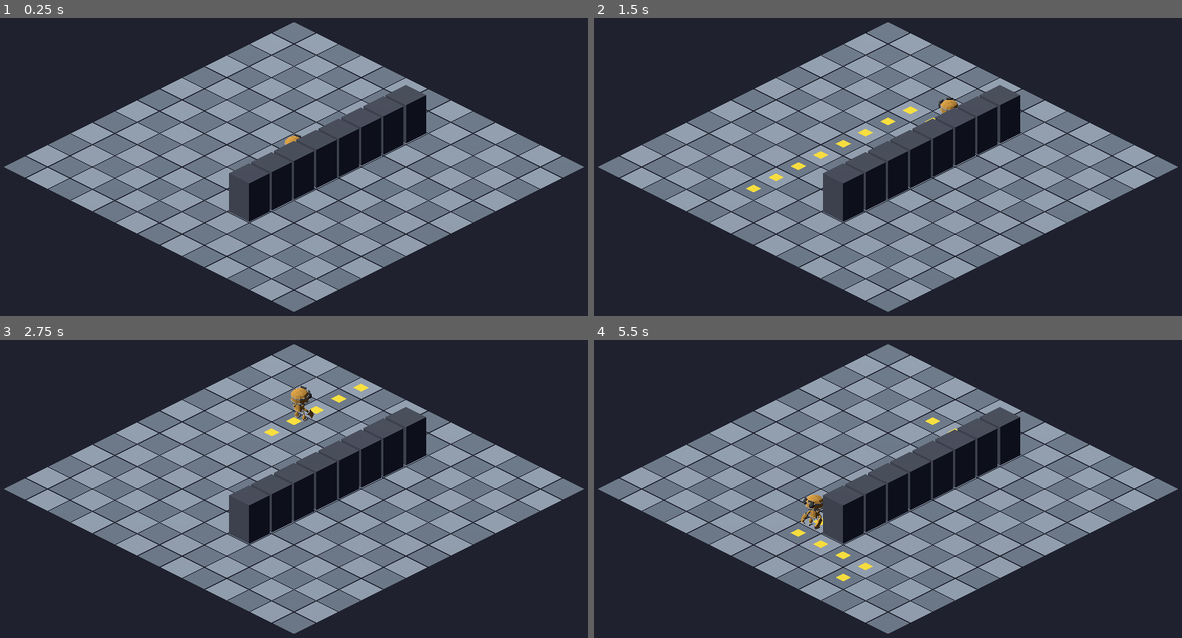
Above: before the commit, frames 1-4 (two rows, left to right).
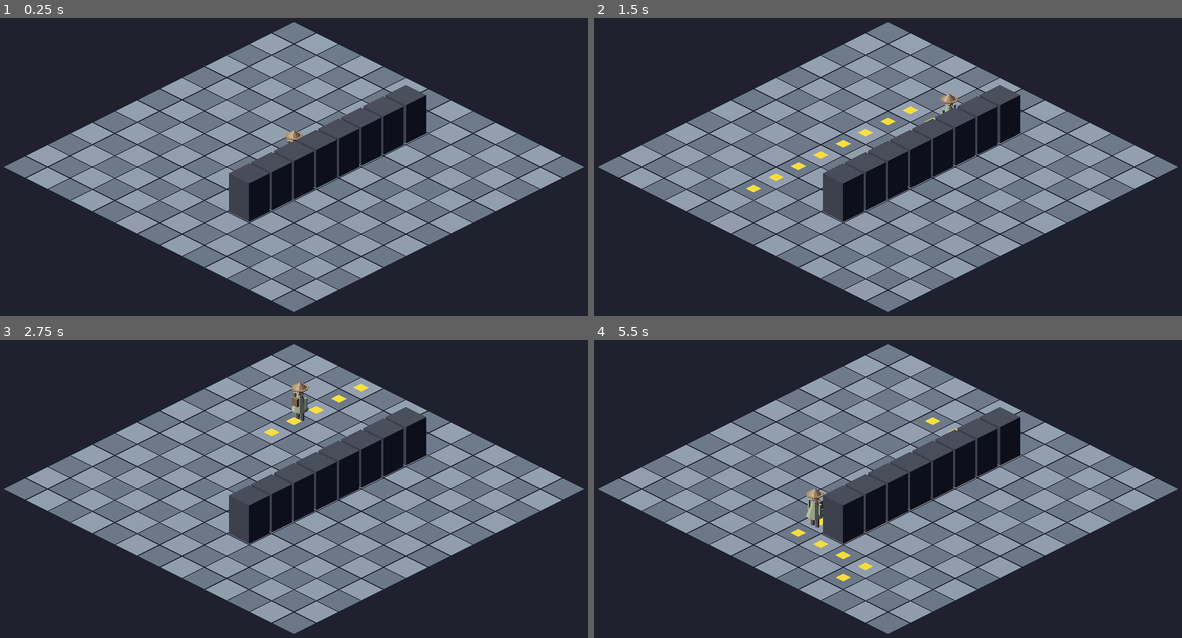
Above: after the commit, the same moments.

Repository: fazle1337-del/Tony-Umbrel
Game: Godot game, scene res://main.tscn
Two runs of this game, one before a commit and one after it. Both use one fixed random seed, a clock stepped at 60 frames per second and the inputs below.
Inputs (mouse positions are in pixels of both pictures, inside the frame that each line leads up to):
- Up to frame 1 (0.25 s): no input
- Up to frame 2 (1.5 s): tap Enter at 0.5 s; move the mouse to (1017, 146) at 0.52 s; click (1017, 146) at 0.67 s; move the mouse to (770, 187) at 1.27 s; click (770, 187) at 1.42 s
- Up to frame 3 (2.75 s): move the mouse to (352, 390) at 2.02 s; click (352, 390) at 2.17 s
- Up to frame 4 (5.5 s): move the mouse to (858, 578) at 2.77 s; click (858, 578) at 2.92 s; move the mouse to (1064, 554) at 3.52 s; click (1064, 554) at 3.67 s; move the mouse to (711, 423) at 4.27 s; click (711, 423) at 4.42 s; move the mouse to (917, 489) at 5.02 s; click (917, 489) at 5.17 s

The runs differ from the first frame. In frame 1, less than 0.1% of the frame differs, in the area x 48-52%, y 37-43%; in frame 2, 0.1%; in frame 3, 0.3%, in the area x 49-54%, y 14-28%; in frame 4, 0.3%.

Commit message:
iso-game: custom low-poly explorer player + session startup wiki
Replace the player with explorer.glb — a low-poly, flat-shaded "triangle"
explorer (cone hat, faceted head, triangular body, backpack) modelled
procedurally in Blender via blender-mcp and exported to glTF. Point
PLAYER_MODEL at it and tune PLAYER_SCALE. Remove the now-unused
RobotExpressive.glb; refresh assets/CREDITS.md, main.gd and iso-game/CLAUDE.md.

Add STARTUP.md: a precise boot-order checklist for Claude + Godot + Blender
sessions (start Blender's MCP server before Claude Code, verify with /mcp,
gotchas), linked from CLAUDE.md.

Co-Authored-By: Claude Opus 4.8 <noreply@anthropic.com>

Diff:
--- a/gamedev/iso-game/main.gd
+++ b/gamedev/iso-game/main.gd
@@ -15,8 +15,8 @@
 const GRID_RADIUS := 6          # grid spans -RADIUS..RADIUS on both axes
 const MOVE_SPEED := 4.0         # world units / second
 const PLAYER_Y := 0.0           # player rig origin is at the feet, on the ground
-const PLAYER_MODEL := "res://assets/RobotExpressive.glb"  # CC0, see assets/CREDITS.md
-const PLAYER_SCALE := 0.24      # tuned so the model is ~1 cell tall
+const PLAYER_MODEL := "res://assets/explorer.glb"  # our model, see assets/CREDITS.md
+const PLAYER_SCALE := 0.5       # tuned so the model is ~1 cell tall
 const SEED := 12345             # fixed so runs are reproducible
 const SCREENSHOT_FRAMES := 20   # frames to settle before capturing
 const SCREENSHOT_PATH := "res://screenshots/latest.png"
@@ -167,7 +167,7 @@
 		add_child(wall)
 
 
-## Loads the CC0 RobotExpressive character (see assets/CREDITS.md). The glb
+## Loads the player model (PLAYER_MODEL; see assets/CREDITS.md). The glb
 ## faces +Z by default, so the model child is turned 180° to align with the
 ## rig's local -Z "front" that _face_toward aims down the movement direction.
 ## The rig (which we move/rotate) keeps its origin at the feet, on the ground.
Binary file removed: gamedev/iso-game/assets/RobotExpressive.glb
Binary file added: gamedev/iso-game/assets/explorer.glb
Not shown, changed: gamedev/iso-game/assets/explorer.glb.import
Not shown, changed: gamedev/CLAUDE.md
Not shown, added: gamedev/STARTUP.md
Not shown, changed: gamedev/iso-game/CLAUDE.md
Not shown, changed: gamedev/iso-game/assets/CREDITS.md
